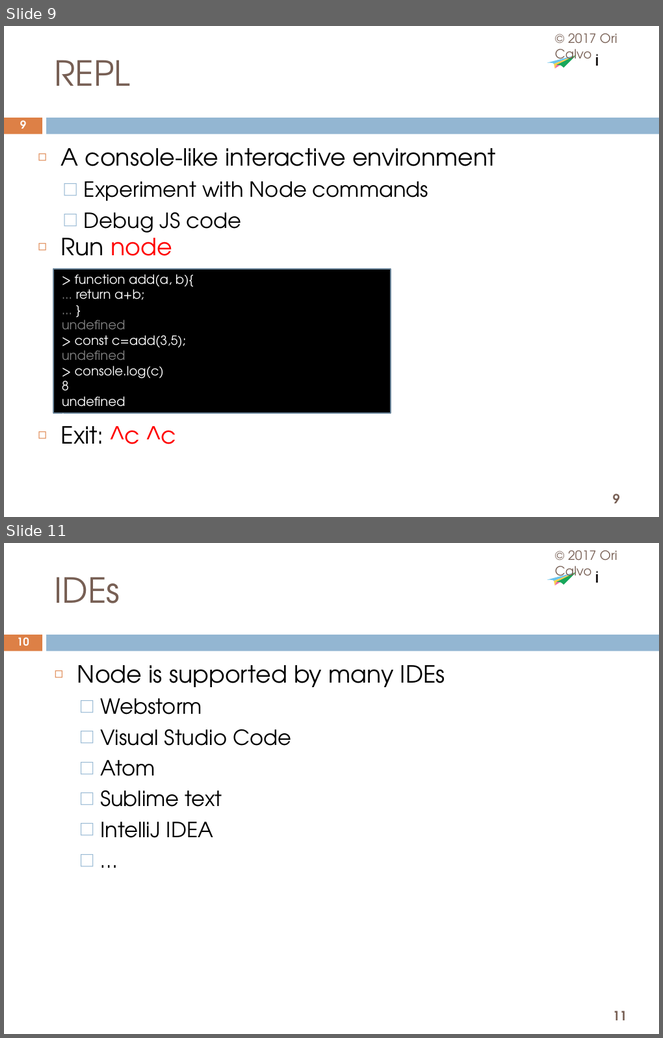
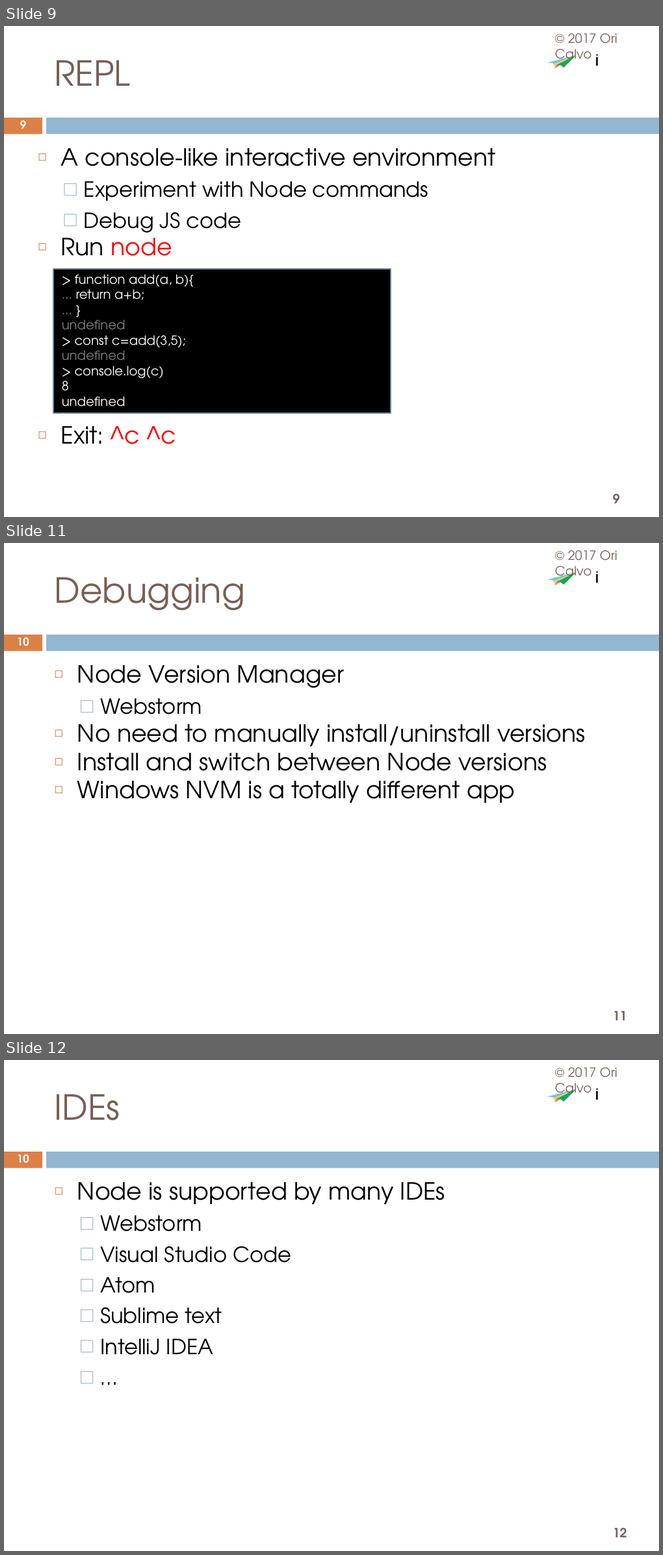
Before and after one commit to oricalvo/course-nodejs, a slide deck: 01 Node.js -Overview.pptx. Shown one above the other, each under a label of ours: slides 9 and 11 before the commit, slides 9, 11 and 12 after it; the slides between them are not shown. The pictures are 663x1038 and 663x1555 pixels, drawn with LibreOffice and Linux fonts; fonts in the diff are those of the drawing; background and template pictures are left out. Boxes give left, top, right and bottom in pixels: in the first picture for what was removed or moved away, otherwise in the second. Text is boxed around its words. In the diff, an @@ line names an element or a change of style, - is before the commit and + after.

```diff
--- a/01 Node.js -Overview.pptx
+++ b/01 Node.js -Overview.pptx
@@ slide 11 added at [4,543,659,1034], background #FFFFFF; not listed: 8 template elements that a slide beside it also shows @@
@@ text added at [555,550,618,582], 14 pt, text #775F54 @@
+© 2017 Ori Calvo
@@ title added at [55,577,245,611], 38 pt, text #775F54 @@
+Debugging
@@ text added at [17,634,29,652], 12 pt, text #FFFFFF, bold @@
+10
@@ text added at [77,665,586,803], 26 pt, text #000000 @@
+◻ Node Version Manager
+    ⬜ Webstorm
+◻ No need to manually install/uninstall versions
+◻ Install and switch between Node versions
+◻ Windows NVM is a totally different app
@@ page number added at [613,1011,627,1021], 14 pt, text #775F54, bold @@
+11
@@ what was slide 11 is now slide 12 @@
@@ page number at [613,1528,627,1538]: text changed @@
-11
+12
```
Also in this commit, not shown: 2 slides changed, 2 other files.
